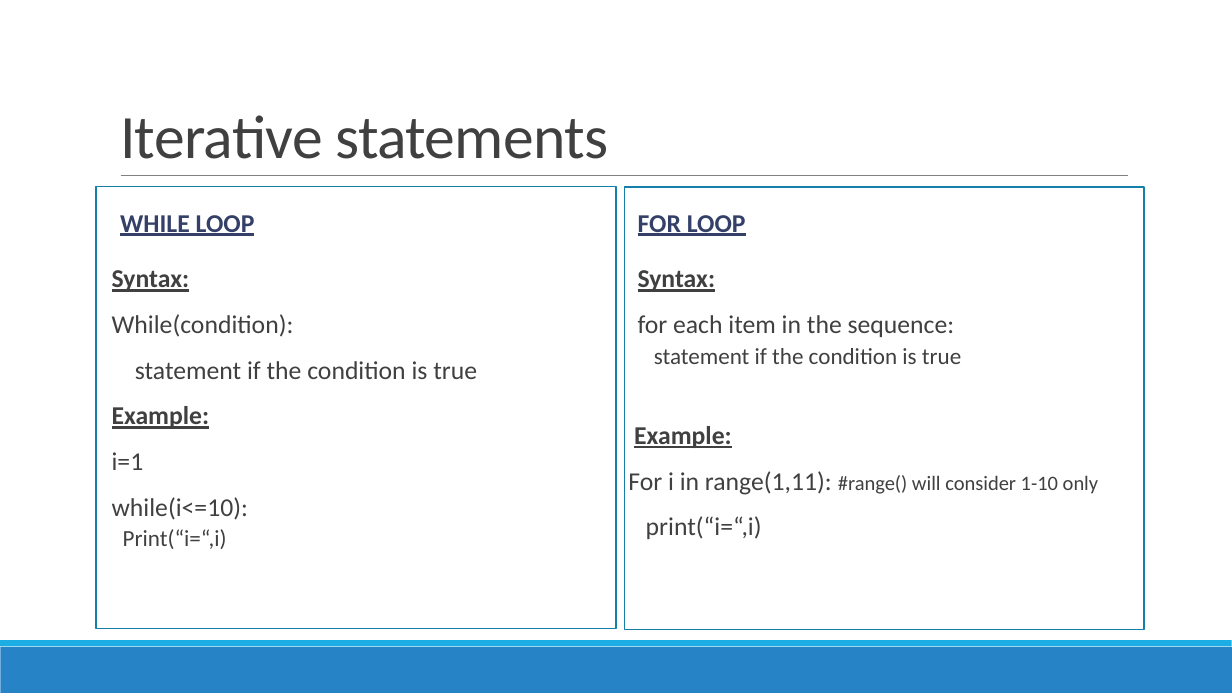
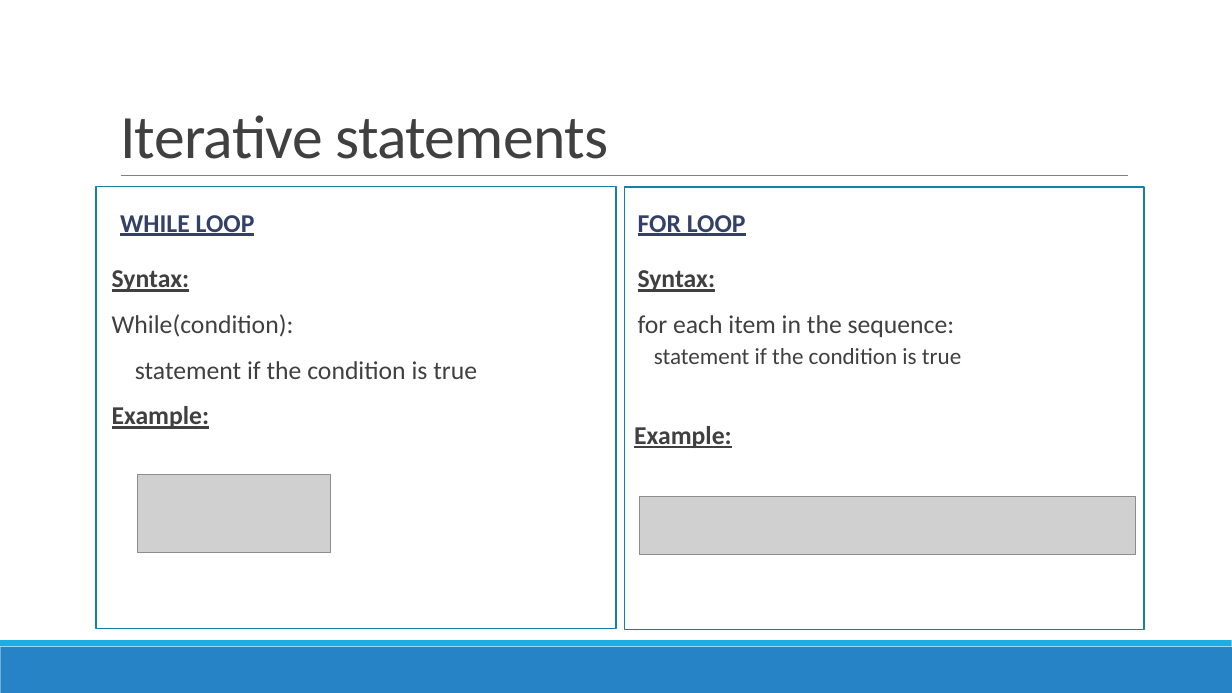
Before and after one commit to TrailBlazed/Python-Learning-Path, a slide deck: slide 6 of 2.Conditional_Statements/2.Conditional_Statements.pptx. Drawn at 1232x693 pixels with LibreOffice and Linux fonts; fonts in the diff are those of the drawing; grey boxes stand for pictures. Boxes give left, top, right and bottom in pixels: in the first picture for what was removed or moved away, otherwise in the second. Text is boxed around its words. In the diff, an @@ line names an element or a change of style, - is before the commit and + after.

Commit message:
Control Statements added

```diff
--- a/2.Conditional_Statements/2.Conditional_Statements.pptx
+++ b/2.Conditional_Statements/2.Conditional_Statements.pptx
@@ text at (x1=112, y1=452, x2=248, y2=549): paragraphs removed @@
-  i=1
-  while(i<=10):
-  Print(“i=“,i)
@@ picture added at (x1=138, y1=474, x2=331, y2=553) @@
@@ text at (x1=628, y1=471, x2=1098, y2=539): paragraphs removed @@
-For i in range(1,11): #range() will consider 1-10 only
-print(“i=“,i)
@@ picture added at (x1=640, y1=496, x2=1137, y2=555) @@
```
Also in this commit, not shown: 6 other slides changed, 13 other files.
